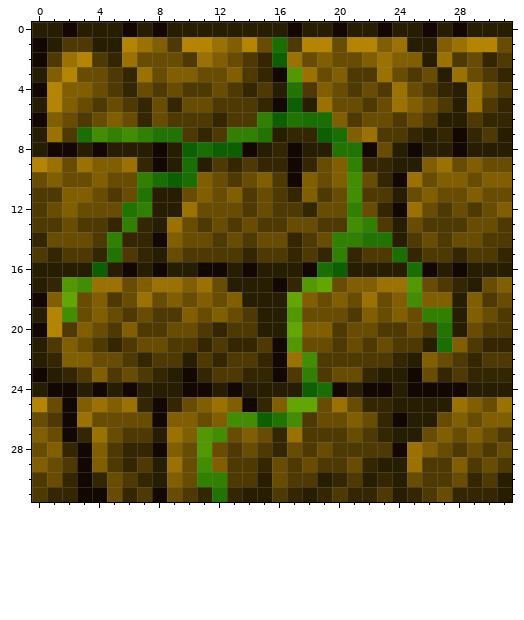
Edited in one commit: pixel-art sprite (crawl-ref/source/rltiles/dngn/wall/brick_brown-vines3.png). The first picture shows the starting point.
The file is 32x32 pixels. Colours within 5 levels of each other are drawn and written as one.
The same view after the edit:
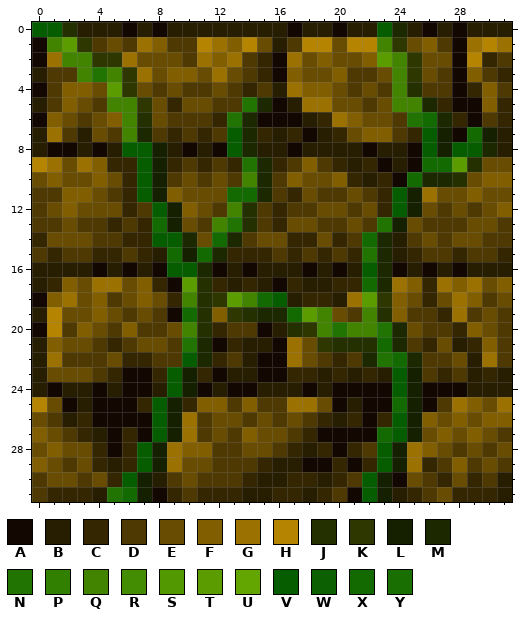
Palette (. is transparent): A #130701  B #271d01  C #332601  D #4d3901  E #684c01  F #815f01  G #9b7201  H #b58501  J #253000  K #2e3700  L #142000  M #1c2800  N #217401  P #318001  Q #428300  R #428d01  S #529901  T #5b9c00  U #63a501  V #055d00  W #0c6001  X #126a00  Y #196f01
The edit:
Changed rows in their new state; - is an unchanged pixel.
first column x 0:
 0 VVJ--------------------VM-------
 1 -QTKDED---D-----B------QKEFDAG-G
 2 -GQQKK-------G--A------TQKEEAH--
 3 -DDQNQK-----GE---FE----EQK-DAF--
 4 -D---TK----------GF-----QJ-DACF-
 5 -D---QQK------NM-BG-----QQMCAAF-
 6 ------QJ-----NMAAABCGF---NXMCAD-
 7 ---BEDQMDC---VMC--ABCEFF--VL-XL-
 8 ------VVL-ABAVM-B---BB-B--VLVVM-
 9 -----CCVLCDC--NM-DFDCB-A-AXXTJ--
10 ------CVLDED--QM-FE--CB--XMMJ---
11 ------CVLF-E-XXM--E-DE-CVLG-----
12 ------CDVLF-DQJDC-D--D--VL------
13 ------D-XL--QNJ-C----EDNL-------
14 -----D--VVM-XM----C-CDXM--------
15 -----C---XLXMC-C----D-NMB-------
16 ----A----VVM-------BA-VMAB------
17 --FE----CATJC-C---BBCCXM-FCGFG--
18 --G----F-CQJKTQXVBCCBGTK-ECEG---
19 --E------AXJ-KJMMXTQ--QJ-DDCGD--
20 ----------QJ---A-JKQNQQNM--DCFE-
21 -FE-------NMA-BB-G-KJJJXM-CEBCFD
22 -GDDD-C---VM--BA--E-C-MNXMDDEBG-
23 BEEEDCAA-VL-ABBA-CCBCB--VLD--B-B
24 --B----A-VL---A---AB-A--VL------
25 ---BAAA-VLC-FDFDDGG-ABAAXLAD----
26 --BCAAAAVLGDEEDEDE-CBCA-VLF-----
27 --D-BACAVLGDED--EDCAAAAXVL------
28 --EECA-VLGFFD--EDCBCAC-VL-------
29 ---ECB-VL--ED---BBAACA-VL-C-----
30 --EDECVL-D-DD-C-BCC---VLA--C----
31 ---CBNXL-C--C---C----AVL--------
